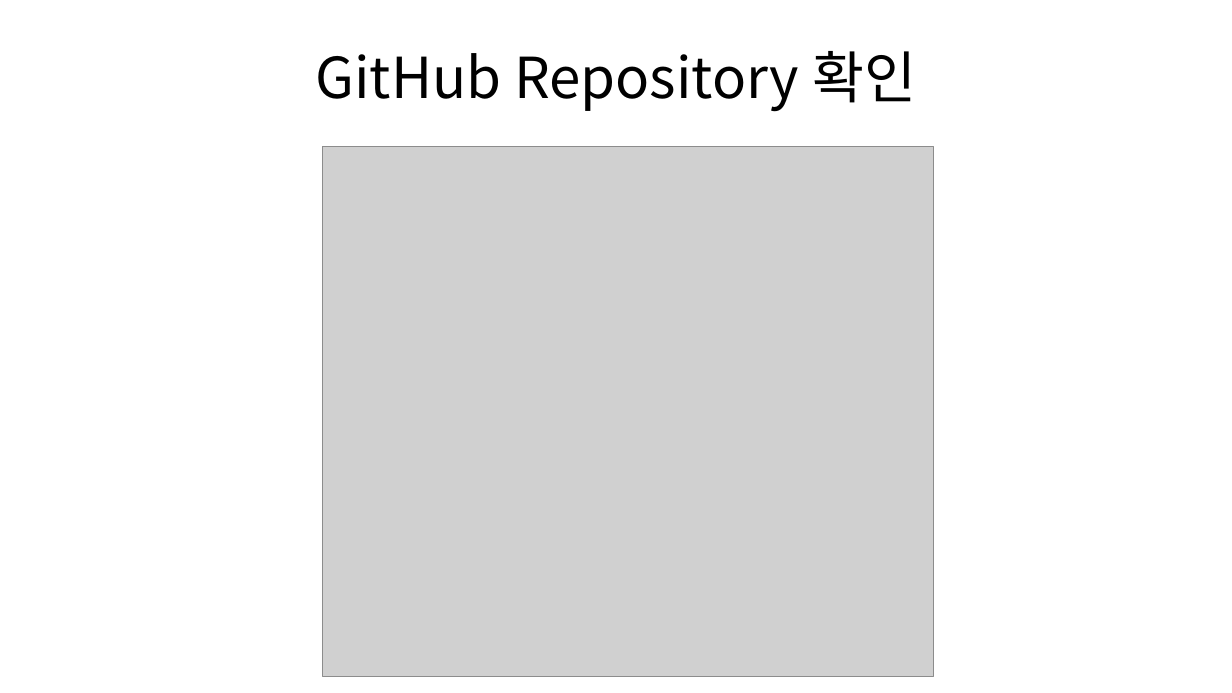
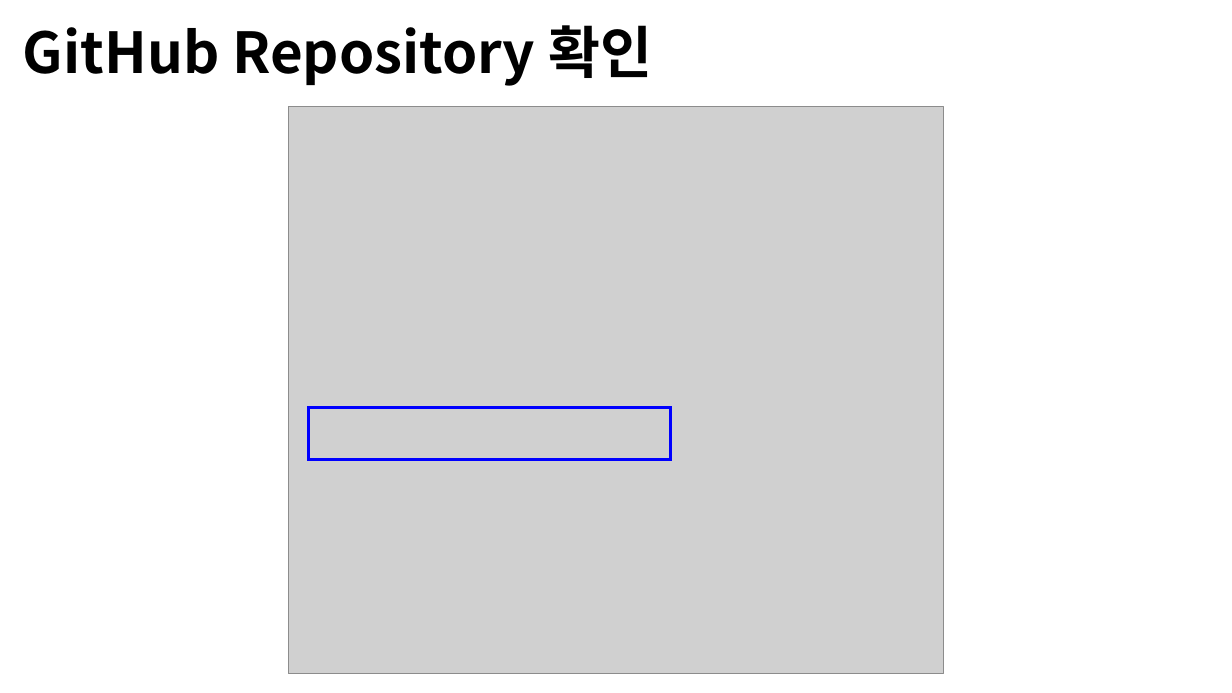
Before and after one commit to Open-Source-Programming/OpenSource-Lec, a slide deck: slide 15 of 09-Github1.pptx (slide 11 before the commit). Drawn at 1232x693 pixels with LibreOffice and Linux fonts; fonts in the diff are those of the drawing; grey boxes stand for pictures; background and template pictures are left out. Boxes give left, top, right and bottom in pixels: in the first picture for what was removed or moved away, otherwise in the second. Text is boxed around its words. In the diff, an @@ line names an element or a change of style, - is before the commit and + after.

```diff
--- a/09-Github1.pptx
+++ b/09-Github1.pptx
@@ title "GitHub Repository 확인": place and size @@
-title "GitHub Repository 확인" at (315, 51, 916, 112)
+title "GitHub Repository 확인" at (23, 25, 653, 86)
@@ title "GitHub Repository 확인" at (23, 25, 653, 86): bold on; alignment centre to left @@
@@ picture: place and size @@
-picture at (323, 147, 934, 677)
+picture at (288, 107, 944, 675)
@@ rectangle added at (309, 408, 671, 460), outline #0000FF 2.25 pt @@
```
Also in this commit, not shown: 10 other slides changed, 16 slides added, 1 slide removed, 1 other file.
